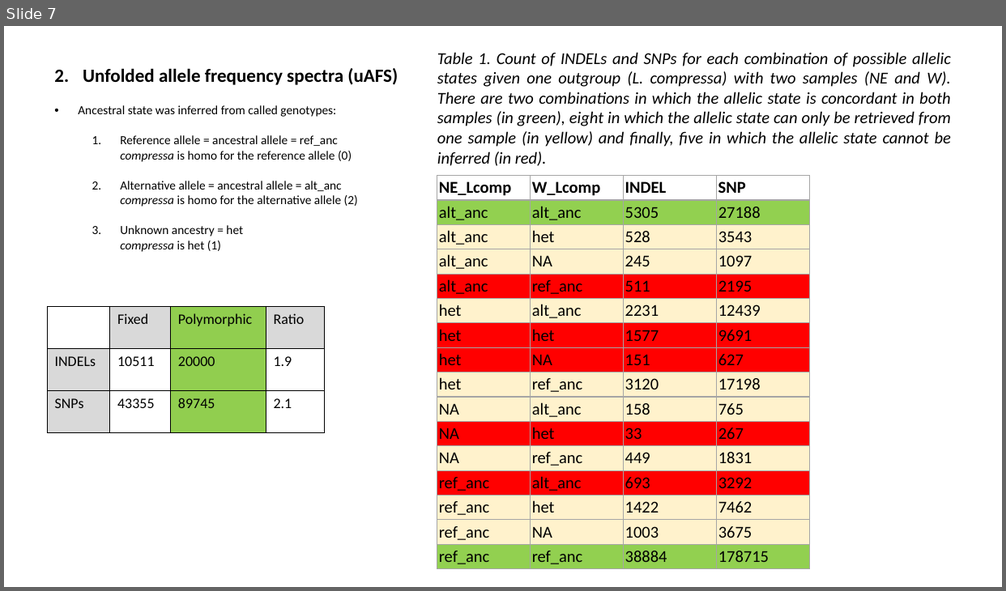
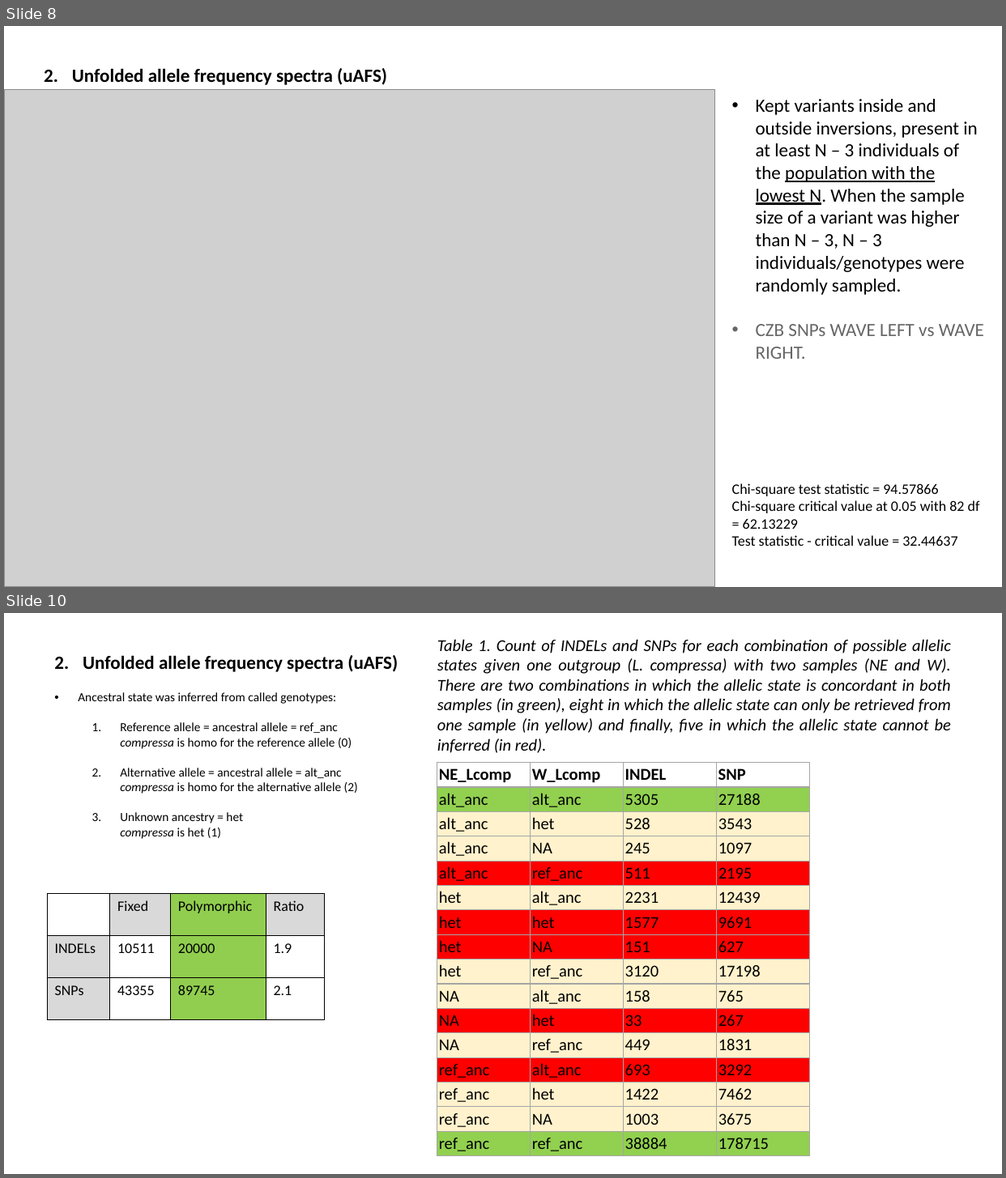
Before and after one commit to sam0per/Littorina_saxatilis_short_variants, a slide deck: short_genetic_variants/docs/short_indels_v02.pptx. Shown one above the other, each under a label of ours: slide 7 before the commit, slides 8 and 10 after it; the slides between them are not shown. The pictures are 1006x591 and 1006x1178 pixels, drawn with LibreOffice and Linux fonts; fonts in the diff are those of the drawing; grey boxes stand for pictures. Boxes give left, top, right and bottom in pixels: in the first picture for what was removed or moved away, otherwise in the second. Text is boxed around its words. In the diff, an @@ line names an element or a change of style, - is before the commit and + after.

```diff
--- a/short_genetic_variants/docs/short_indels_v02.pptx
+++ b/short_genetic_variants/docs/short_indels_v02.pptx
@@ slide 8 added at (4,26,1002,587), background #FFFFFF @@
@@ text added at (72,68,387,85), 18 pt, text #000000, bold @@
+2. Unfolded allele frequency spectra (uAFS)
@@ picture added at (4,90,715,587) @@
@@ text added at (756,99,984,359), 18 pt, text #000000 @@
+• Kept variants inside and outside inversions, present in at least N – 3 individuals of the population with the lowest N. When the sample size of a variant was higher than N – 3, N – 3 individuals/genotypes were randomly sampled.
+• CZB SNPs WAVE LEFT vs WAVE RIGHT.
@@ text added at (732,484,980,546), 14 pt, text #000000 @@
+Chi-square test statistic = 94.57866
+Chi-square critical value at 0.05 with 82 df = 62.13229
+Test statistic - critical value = 32.44637
@@ what was slide 7 is now slide 10 @@
```
Also in this commit, not shown: 4 slides changed, 1 other slide added, 3 slides removed, 2 other files.
